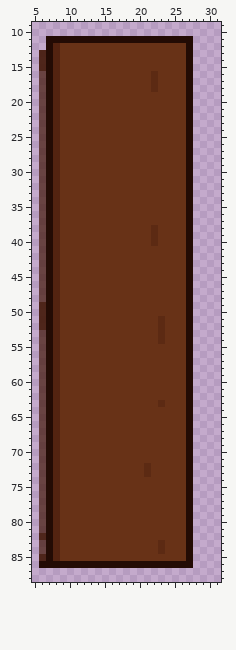
Pixel-art file, stored at Assets/Textures/Props/counter_2_right.aseprite. This is how it looked before the edit.
34x96 pixels, 1 frame. Shown: x 5..31, y 9..88.
New version:
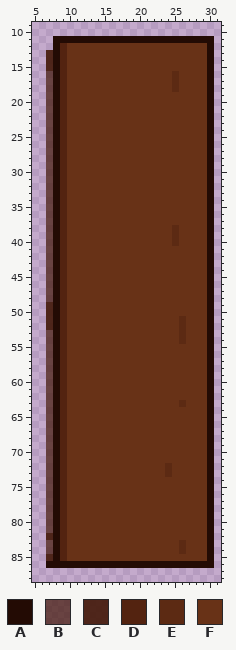
Palette (. is transparent): A #230b04  B #451a0bb6  C #451a0bea  D #532310  E #5c2a13  F #683217
The edit:
@@ x 5..31 @@
 10 ...........................
-11 ..AAAAAAAAAAAAAAAAAAAAA....
-12 ..ADFFFFFFFFFFFFFFFFFFA....
-13 .CADFFFFFFFFFFFFFFFFFFA....
-14 .CADFFFFFFFFFFFFFFFFFFA....
-15 .CADFFFFFFFFFFFFFFFFFFA....
-16 .BADFFFFFFFFFFFFFEFFFFA....
-17 .BADFFFFFFFFFFFFFEFFFFA....
-18 .BADFFFFFFFFFFFFFEFFFFA....
-19 .BADFFFFFFFFFFFFFFFFFFA....
-20 .BADFFFFFFFFFFFFFFFFFFA....
-21 .BADFFFFFFFFFFFFFFFFFFA....
-22 .BADFFFFFFFFFFFFFFFFFFA....
-23 .BADFFFFFFFFFFFFFFFFFFA....
-24 .BADFFFFFFFFFFFFFFFFFFA....
-25 .BADFFFFFFFFFFFFFFFFFFA....
-26 .BADFFFFFFFFFFFFFFFFFFA....
-27 .BADFFFFFFFFFFFFFFFFFFA....
-28 .BADFFFFFFFFFFFFFFFFFFA....
-29 .BADFFFFFFFFFFFFFFFFFFA....
-30 .BADFFFFFFFFFFFFFFFFFFA....
-31 .BADFFFFFFFFFFFFFFFFFFA....
-32 .BADFFFFFFFFFFFFFFFFFFA....
-33 .BADFFFFFFFFFFFFFFFFFFA....
-34 .BADFFFFFFFFFFFFFFFFFFA....
-35 .BADFFFFFFFFFFFFFFFFFFA....
-36 .BADFFFFFFFFFFFFFFFFFFA....
-37 .BADFFFFFFFFFFFFFFFFFFA....
-38 .BADFFFFFFFFFFFFFEFFFFA....
-39 .BADFFFFFFFFFFFFFEFFFFA....
-40 .BADFFFFFFFFFFFFFEFFFFA....
-41 .BADFFFFFFFFFFFFFFFFFFA....
-42 .BADFFFFFFFFFFFFFFFFFFA....
-43 .BADFFFFFFFFFFFFFFFFFFA....
-44 .BADFFFFFFFFFFFFFFFFFFA....
-45 .BADFFFFFFFFFFFFFFFFFFA....
-46 .BADFFFFFFFFFFFFFFFFFFA....
-47 .BADFFFFFFFFFFFFFFFFFFA....
-48 .BADFFFFFFFFFFFFFFFFFFA....
-49 .CADFFFFFFFFFFFFFFFFFFA....
-50 .CADFFFFFFFFFFFFFFFFFFA....
-51 .CADFFFFFFFFFFFFFFEFFFA....
-52 .CADFFFFFFFFFFFFFFEFFFA....
-53 .BADFFFFFFFFFFFFFFEFFFA....
-54 .BADFFFFFFFFFFFFFFEFFFA....
-55 .BADFFFFFFFFFFFFFFFFFFA....
-56 .BADFFFFFFFFFFFFFFFFFFA....
-57 .BADFFFFFFFFFFFFFFFFFFA....
-58 .BADFFFFFFFFFFFFFFFFFFA....
-59 .BADFFFFFFFFFFFFFFFFFFA....
-60 .BADFFFFFFFFFFFFFFFFFFA....
-61 .BADFFFFFFFFFFFFFFFFFFA....
-62 .BADFFFFFFFFFFFFFFFFFFA....
-63 .BADFFFFFFFFFFFFFFEFFFA....
-64 .BADFFFFFFFFFFFFFFFFFFA....
-65 .BADFFFFFFFFFFFFFFFFFFA....
-66 .BADFFFFFFFFFFFFFFFFFFA....
-67 .BADFFFFFFFFFFFFFFFFFFA....
-68 .BADFFFFFFFFFFFFFFFFFFA....
-69 .BADFFFFFFFFFFFFFFFFFFA....
-70 .BADFFFFFFFFFFFFFFFFFFA....
-71 .BADFFFFFFFFFFFFFFFFFFA....
-72 .BADFFFFFFFFFFFFEFFFFFA....
-73 .BADFFFFFFFFFFFFEFFFFFA....
-74 .BADFFFFFFFFFFFFFFFFFFA....
-75 .BADFFFFFFFFFFFFFFFFFFA....
-76 .BADFFFFFFFFFFFFFFFFFFA....
-77 .BADFFFFFFFFFFFFFFFFFFA....
-78 .BADFFFFFFFFFFFFFFFFFFA....
-79 .BADFFFFFFFFFFFFFFFFFFA....
-80 .BADFFFFFFFFFFFFFFFFFFA....
-81 .BADFFFFFFFFFFFFFFFFFFA....
-82 .CADFFFFFFFFFFFFFFFFFFA....
-83 .BADFFFFFFFFFFFFFFEFFFA....
-84 .BADFFFFFFFFFFFFFFEFFFA....
-85 .CADFFFFFFFFFFFFFFFFFFA....
-86 .AAAAAAAAAAAAAAAAAAAAAA....
+11 ...AAAAAAAAAAAAAAAAAAAAAAA.
+12 ...ADFFFFFFFFFFFFFFFFFFFFA.
+13 ..CADFFFFFFFFFFFFFFFFFFFFA.
+14 ..CADFFFFFFFFFFFFFFFFFFFFA.
+15 ..CADFFFFFFFFFFFFFFFFFFFFA.
+16 ..BADFFFFFFFFFFFFFFFEFFFFA.
+17 ..BADFFFFFFFFFFFFFFFEFFFFA.
+18 ..BADFFFFFFFFFFFFFFFEFFFFA.
+19 ..BADFFFFFFFFFFFFFFFFFFFFA.
+20 ..BADFFFFFFFFFFFFFFFFFFFFA.
+21 ..BADFFFFFFFFFFFFFFFFFFFFA.
+22 ..BADFFFFFFFFFFFFFFFFFFFFA.
+23 ..BADFFFFFFFFFFFFFFFFFFFFA.
+24 ..BADFFFFFFFFFFFFFFFFFFFFA.
+25 ..BADFFFFFFFFFFFFFFFFFFFFA.
+26 ..BADFFFFFFFFFFFFFFFFFFFFA.
+27 ..BADFFFFFFFFFFFFFFFFFFFFA.
+28 ..BADFFFFFFFFFFFFFFFFFFFFA.
+29 ..BADFFFFFFFFFFFFFFFFFFFFA.
+30 ..BADFFFFFFFFFFFFFFFFFFFFA.
+31 ..BADFFFFFFFFFFFFFFFFFFFFA.
+32 ..BADFFFFFFFFFFFFFFFFFFFFA.
+33 ..BADFFFFFFFFFFFFFFFFFFFFA.
+34 ..BADFFFFFFFFFFFFFFFFFFFFA.
+35 ..BADFFFFFFFFFFFFFFFFFFFFA.
+36 ..BADFFFFFFFFFFFFFFFFFFFFA.
+37 ..BADFFFFFFFFFFFFFFFFFFFFA.
+38 ..BADFFFFFFFFFFFFFFFEFFFFA.
+39 ..BADFFFFFFFFFFFFFFFEFFFFA.
+40 ..BADFFFFFFFFFFFFFFFEFFFFA.
+41 ..BADFFFFFFFFFFFFFFFFFFFFA.
+42 ..BADFFFFFFFFFFFFFFFFFFFFA.
+43 ..BADFFFFFFFFFFFFFFFFFFFFA.
+44 ..BADFFFFFFFFFFFFFFFFFFFFA.
+45 ..BADFFFFFFFFFFFFFFFFFFFFA.
+46 ..BADFFFFFFFFFFFFFFFFFFFFA.
+47 ..BADFFFFFFFFFFFFFFFFFFFFA.
+48 ..BADFFFFFFFFFFFFFFFFFFFFA.
+49 ..CADFFFFFFFFFFFFFFFFFFFFA.
+50 ..CADFFFFFFFFFFFFFFFFFFFFA.
+51 ..CADFFFFFFFFFFFFFFFFEFFFA.
+52 ..CADFFFFFFFFFFFFFFFFEFFFA.
+53 ..BADFFFFFFFFFFFFFFFFEFFFA.
+54 ..BADFFFFFFFFFFFFFFFFEFFFA.
+55 ..BADFFFFFFFFFFFFFFFFFFFFA.
+56 ..BADFFFFFFFFFFFFFFFFFFFFA.
+57 ..BADFFFFFFFFFFFFFFFFFFFFA.
+58 ..BADFFFFFFFFFFFFFFFFFFFFA.
+59 ..BADFFFFFFFFFFFFFFFFFFFFA.
+60 ..BADFFFFFFFFFFFFFFFFFFFFA.
+61 ..BADFFFFFFFFFFFFFFFFFFFFA.
+62 ..BADFFFFFFFFFFFFFFFFFFFFA.
+63 ..BADFFFFFFFFFFFFFFFFEFFFA.
+64 ..BADFFFFFFFFFFFFFFFFFFFFA.
+65 ..BADFFFFFFFFFFFFFFFFFFFFA.
+66 ..BADFFFFFFFFFFFFFFFFFFFFA.
+67 ..BADFFFFFFFFFFFFFFFFFFFFA.
+68 ..BADFFFFFFFFFFFFFFFFFFFFA.
+69 ..BADFFFFFFFFFFFFFFFFFFFFA.
+70 ..BADFFFFFFFFFFFFFFFFFFFFA.
+71 ..BADFFFFFFFFFFFFFFFFFFFFA.
+72 ..BADFFFFFFFFFFFFFFEFFFFFA.
+73 ..BADFFFFFFFFFFFFFFEFFFFFA.
+74 ..BADFFFFFFFFFFFFFFFFFFFFA.
+75 ..BADFFFFFFFFFFFFFFFFFFFFA.
+76 ..BADFFFFFFFFFFFFFFFFFFFFA.
+77 ..BADFFFFFFFFFFFFFFFFFFFFA.
+78 ..BADFFFFFFFFFFFFFFFFFFFFA.
+79 ..BADFFFFFFFFFFFFFFFFFFFFA.
+80 ..BADFFFFFFFFFFFFFFFFFFFFA.
+81 ..BADFFFFFFFFFFFFFFFFFFFFA.
+82 ..CADFFFFFFFFFFFFFFFFFFFFA.
+83 ..BADFFFFFFFFFFFFFFFFEFFFA.
+84 ..BADFFFFFFFFFFFFFFFFEFFFA.
+85 ..CADFFFFFFFFFFFFFFFFFFFFA.
+86 ..AAAAAAAAAAAAAAAAAAAAAAAA.
 87 ...........................
Where, in picture pixels (left, top, right, bottom), the same in both pictures:
changed: (39, 36, 67, 568)
changed: (144, 36, 214, 568)
